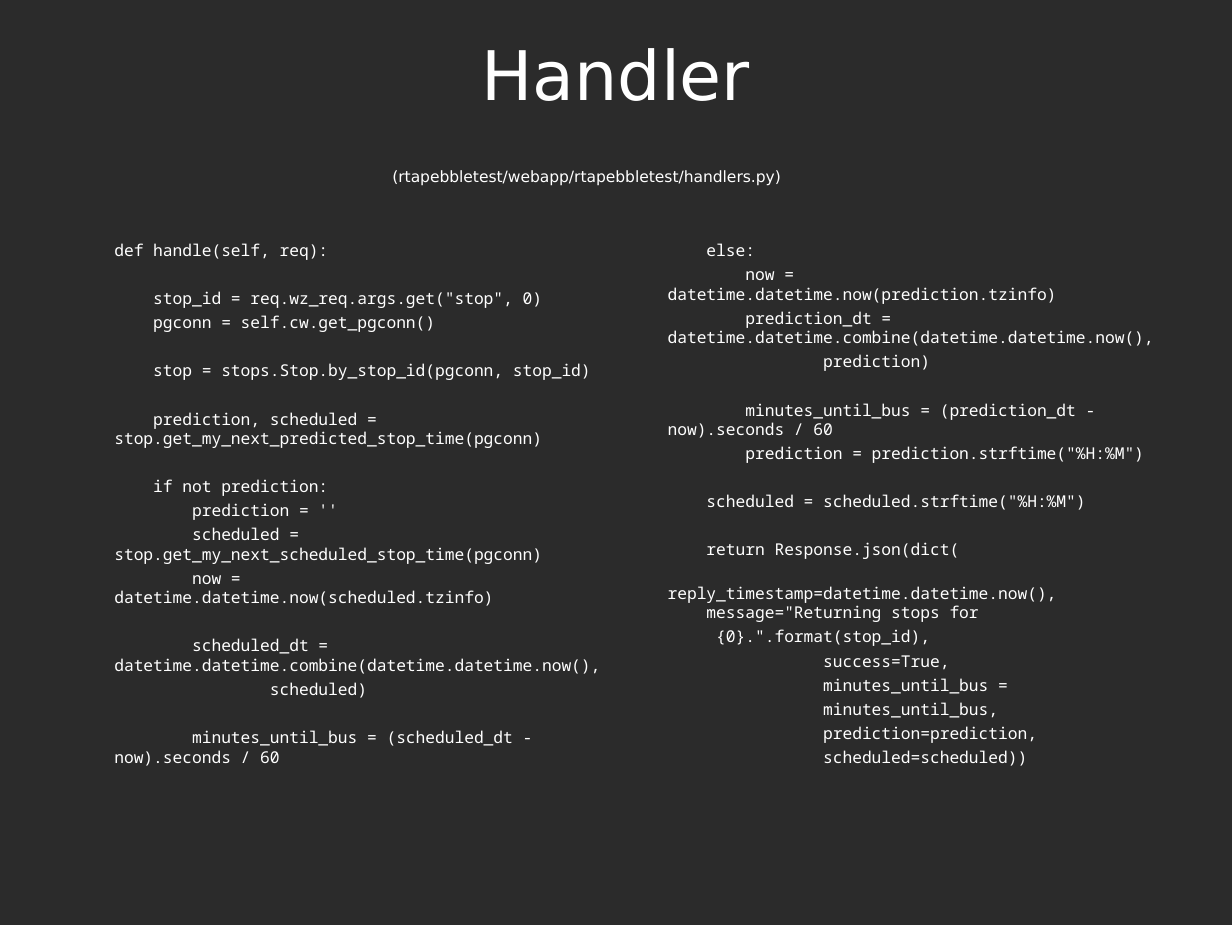
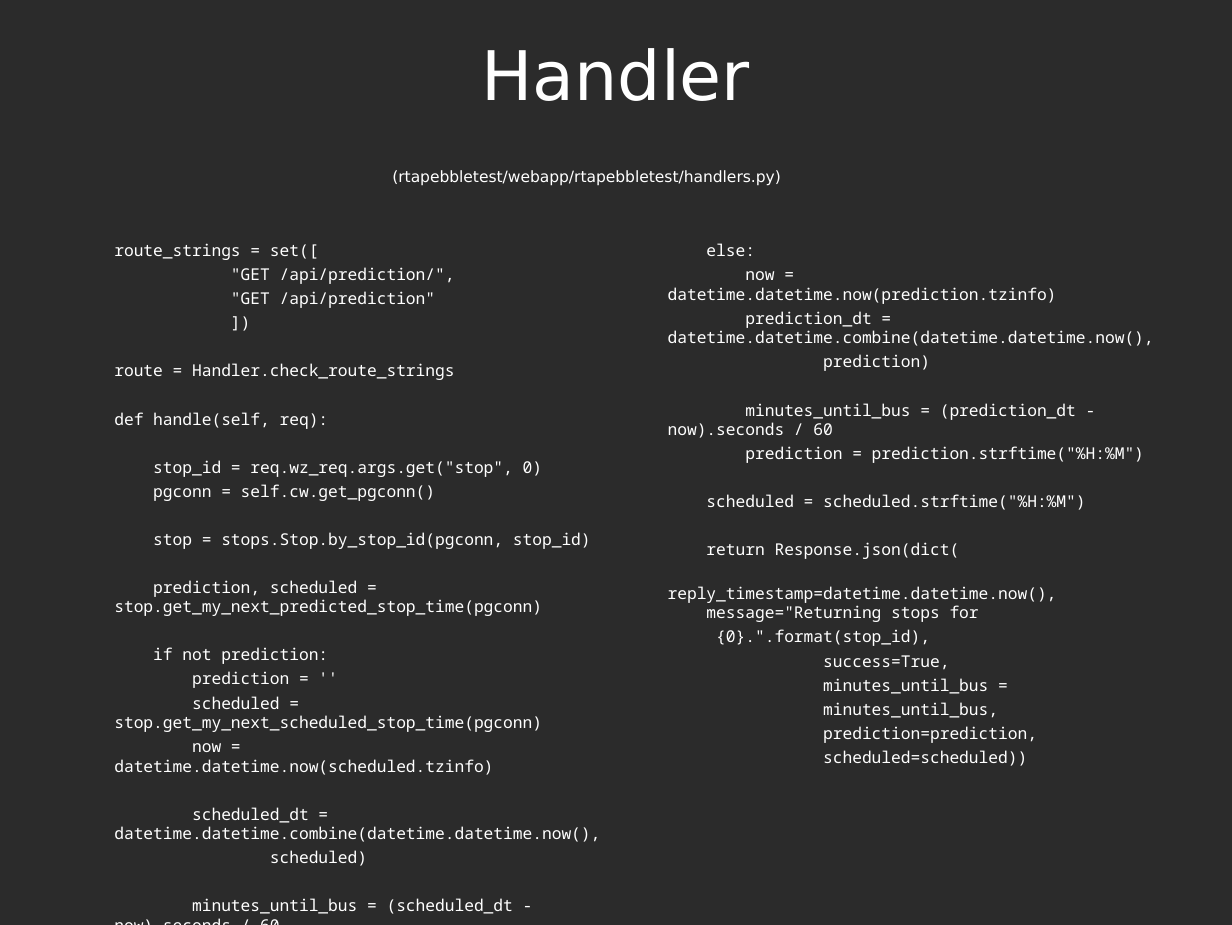
Before and after one commit to bormesh/buspebble, a slide deck: slide 30 of docs/pyohio talk.odp. Drawn at 1232x925 pixels with LibreOffice and Linux fonts; fonts in the diff are those of the drawing; background and template pictures are left out; a plain dark background stands for a picture behind light text. Boxes give left, top, right and bottom in pixels: in the first picture for what was removed or moved away, otherwise in the second. Text is boxed around its words. In the diff, an @@ line names an element or a change of style, - is before the commit and + after.

```diff
--- a/docs/pyohio talk.odp
+++ b/docs/pyohio talk.odp
@@ text at (x1=114, y1=243, x2=455, y2=380): paragraphs added @@
+route_strings = set([
+"GET /api/prediction/",
+"GET /api/prediction"
+])
+route = Handler.check_route_strings
```
Also in this commit, not shown: 5 other slides changed, 2 other files.
